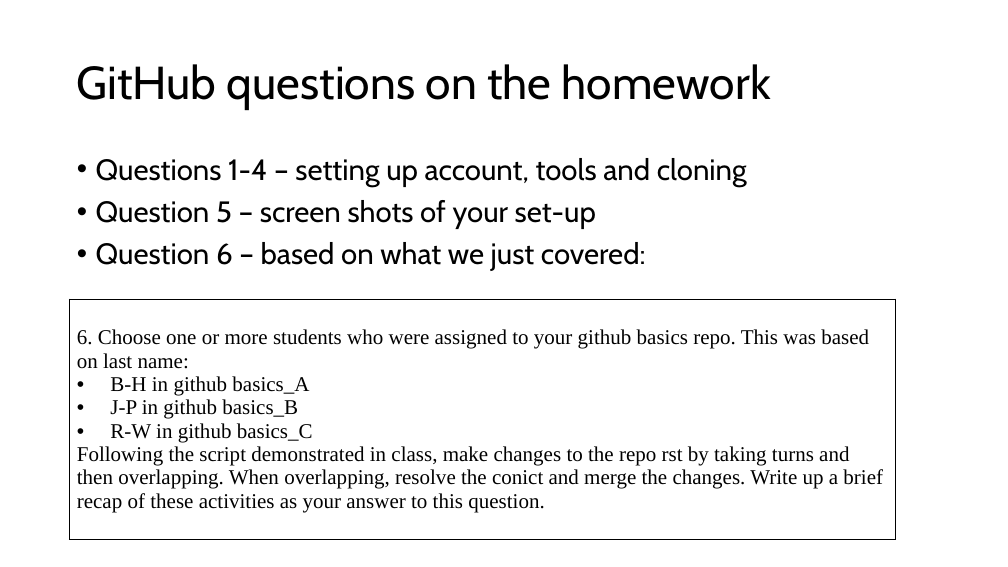
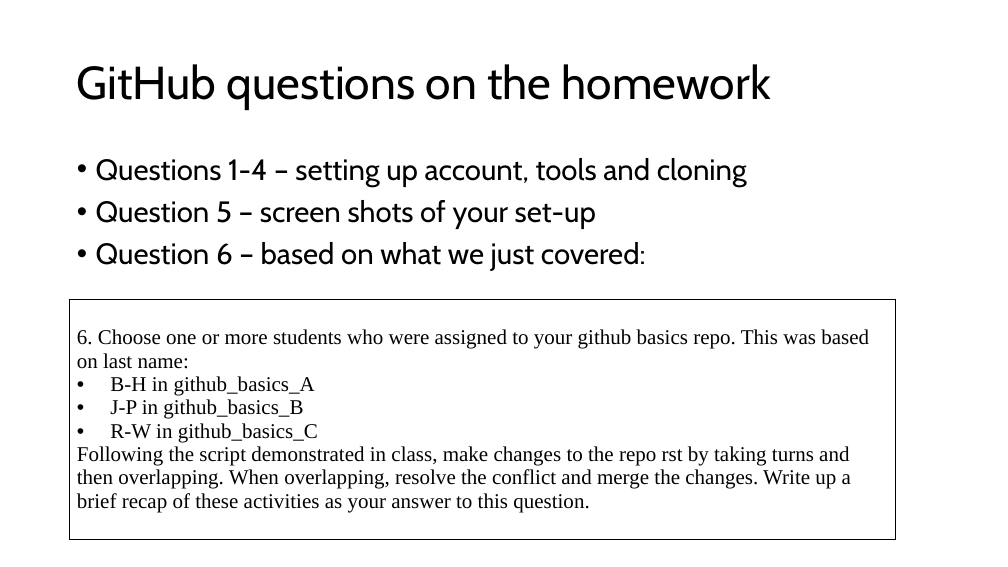
Before and after one commit to prof-frommer/dst_course, a slide deck: slide 15 of LEC/lec01-intro-github-latex/intro-github-latex.pptx. Drawn at 1008x567 pixels with LibreOffice and Linux fonts; fonts in the diff are those of the drawing. Boxes give left, top, right and bottom in pixels: in the first picture for what was removed or moved away, otherwise in the second. Text is boxed around its words. In the diff, an @@ line names an element or a change of style, - is before the commit and + after.

```diff
--- a/LEC/lec01-intro-github-latex/intro-github-latex.pptx
+++ b/LEC/lec01-intro-github-latex/intro-github-latex.pptx
@@ table at (70,299,895,557) @@
-row 1, column 1: 6. Choose one or more students who were assigned to your github basics repo. This was based on last name: / B-H in github basics_A / J-P in github basics_B / R-W in github basics_C / Following the script demonstrated in class, make changes to the repo rst by taking turns and then overlapping. When overlapping, resolve the conict and merge the changes. Write up a brief recap of these activities as your answer to this question.
+row 1, column 1: 6. Choose one or more students who were assigned to your github basics repo. This was based on last name: / B-H in github_basics_A / J-P in github_basics_B / R-W in github_basics_C / Following the script demonstrated in class, make changes to the repo rst by taking turns and then overlapping. When overlapping, resolve the conflict and merge the changes. Write up a brief recap of these activities as your answer to this question.
```
Also in this commit, not shown: 3 other files.
